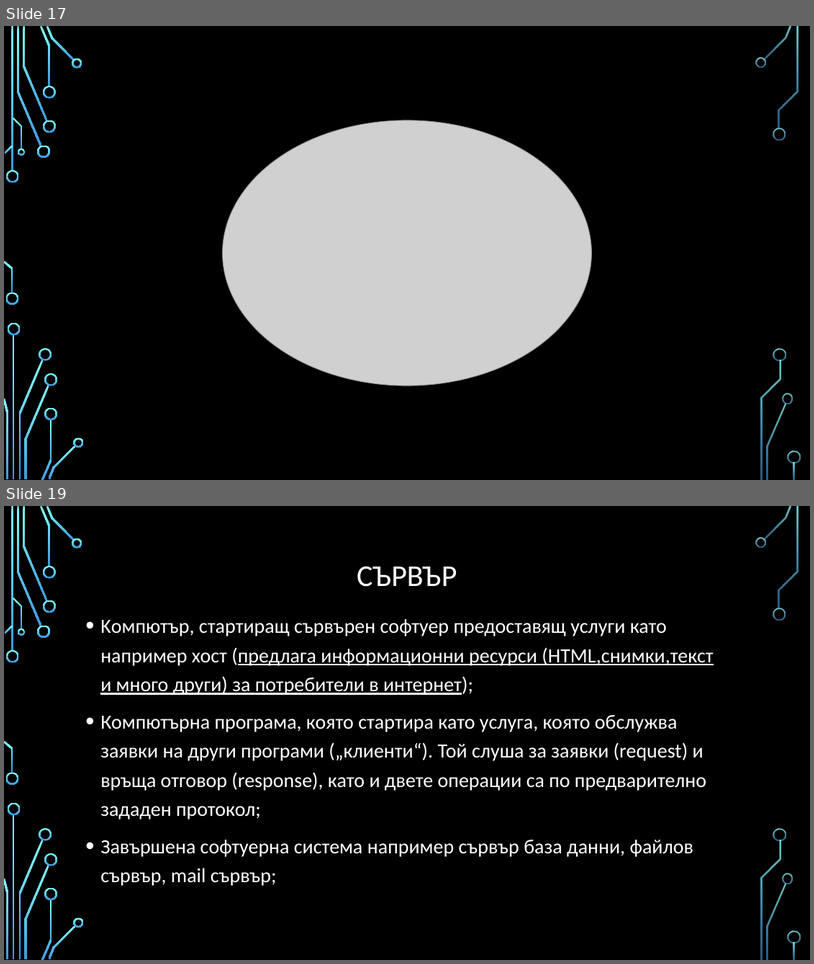
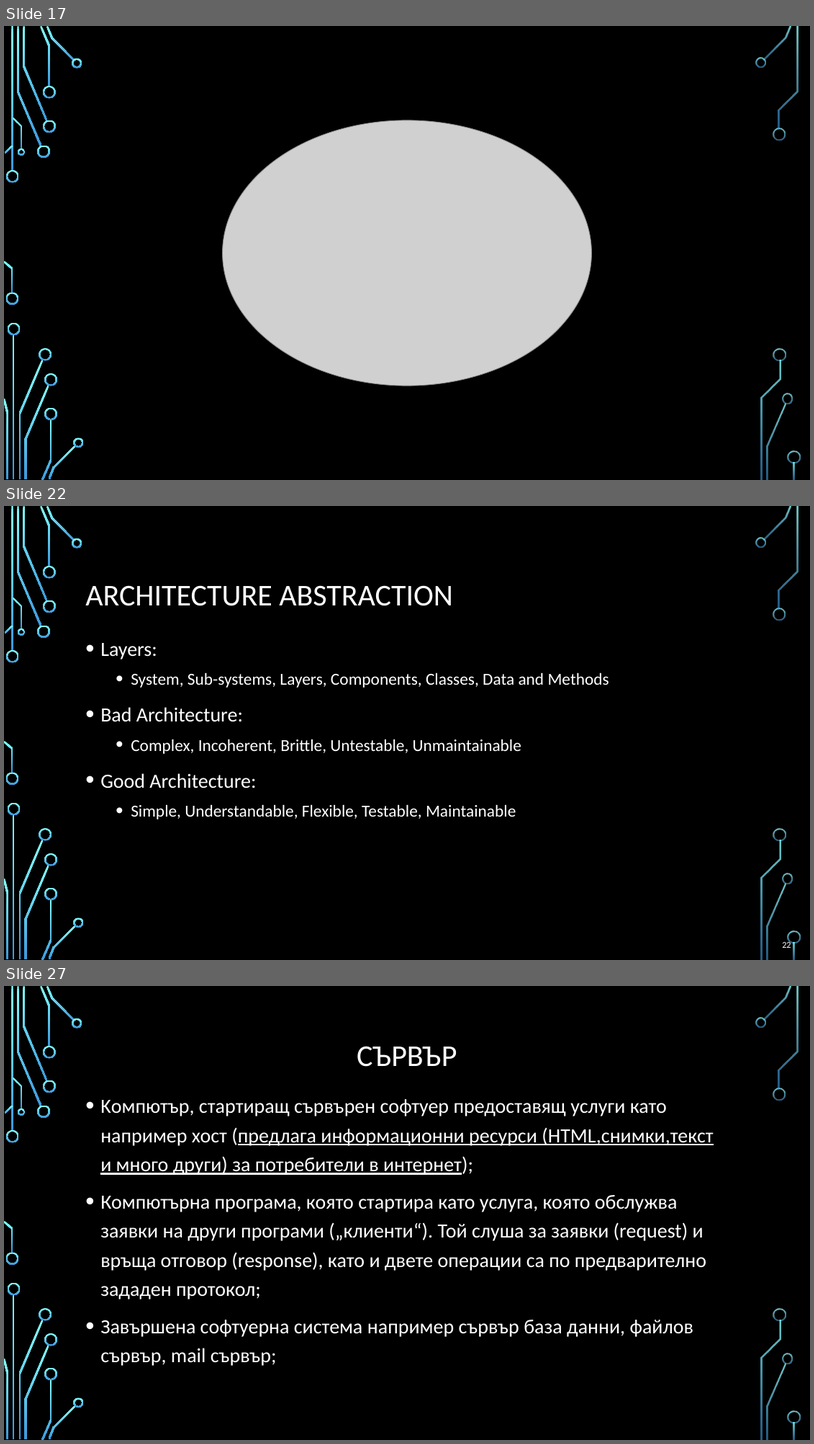
Before and after one commit to profjordanov/hybrid-app-development, a slide deck: 00. Lecture/basics_and_beyond.pptx. Shown one above the other, each under a label of ours: slides 17 and 19 before the commit, slides 17, 22 and 27 after it; the slides between them are not shown. The pictures are 814x964 and 814x1444 pixels, drawn with LibreOffice and Linux fonts; fonts in the diff are those of the drawing; grey boxes stand for pictures; background and template pictures are left out. Boxes give left, top, right and bottom in pixels: in the first picture for what was removed or moved away, otherwise in the second. Text is boxed around its words. In the diff, an @@ line names an element or a change of style, - is before the commit and + after.

```diff
--- a/00. Lecture/basics_and_beyond.pptx
+++ b/00. Lecture/basics_and_beyond.pptx
@@ slide 22 added at (4,506,810,960), background picture (left out); not listed: 36 template elements that a slide beside it also shows @@
@@ title added at (85,585,453,606), 36 pt, text #FFFFFF @@
+ARCHITECTURE ABSTRACTION
@@ text added at (100,643,610,819), 20 pt, text #FFFFFF @@
+• Layers:
+  • System, Sub-systems, Layers, Components, Classes, Data and Methods
+• Bad Architecture:
+  • Complex, Incoherent, Brittle, Untestable, Unmaintainable
+• Good Architecture:
+  • Simple, Understandable, Flexible, Testable, Maintainable
@@ page number added at (782,940,791,947), 10.5 pt, text #FFFFFF @@
+22
@@ what was slide 19 is now slide 27 @@
```
Also in this commit, not shown: 7 other slides added.
